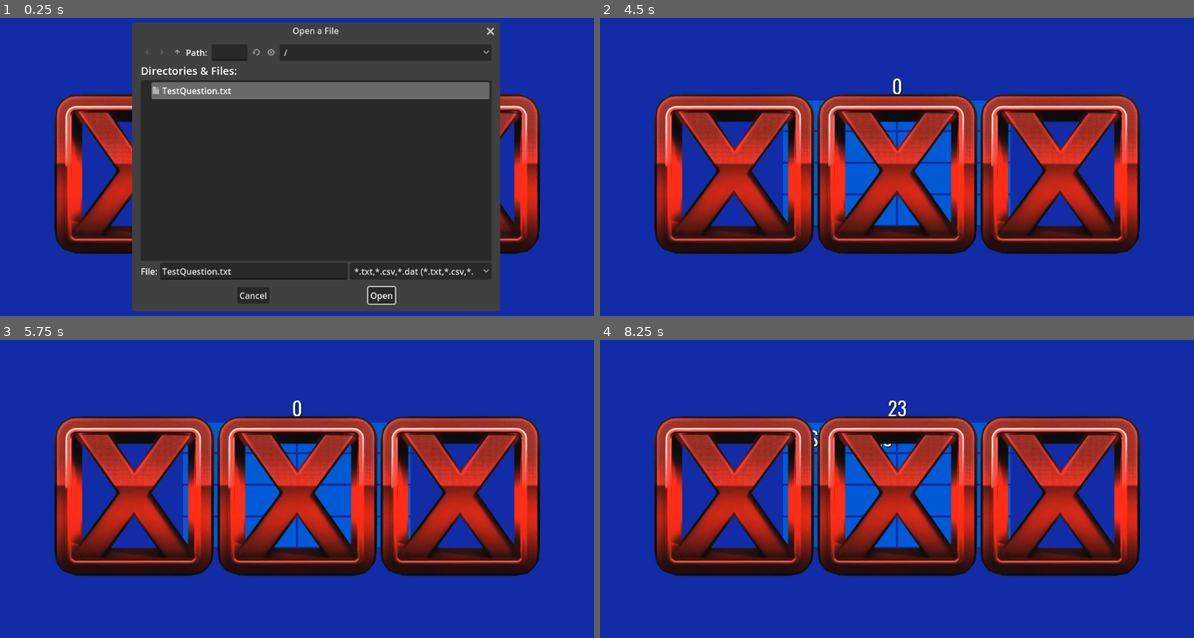
Above: before the commit, frames 1-4 (two rows, left to right).
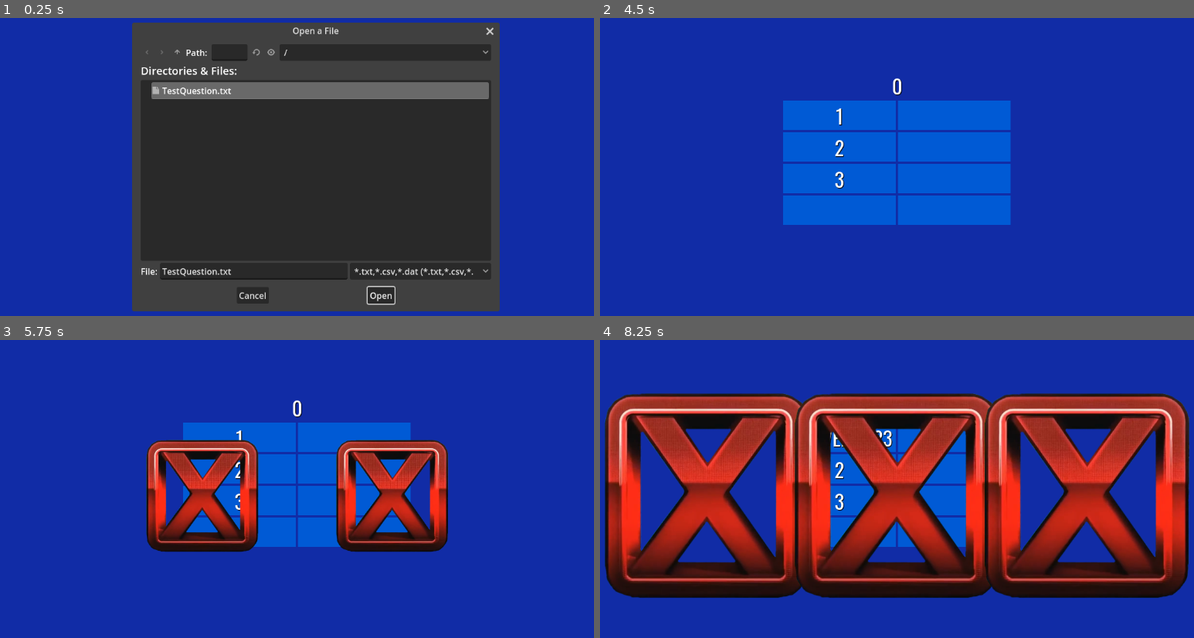
Above: after the commit, the same moments.

Repository: Javachup/godot-prototypes
Game: Godot game, scene res://root.tscn
Two runs of this game, one before a commit and one after it. Both use one fixed random seed, a clock stepped at 60 frames per second and the inputs below.
Inputs (mouse positions are in pixels of both pictures, inside the frame that each line leads up to):
- Up to frame 1 (0.25 s): no input
- Up to frame 2 (4.5 s): click (831, 53) at 0.52 s; type "12" at 0.6 s; click (760, 53) at 1.25 s; click (760, 53) at 2 s; click (778, 53) at 2.75 s; click (778, 53) at 3.5 s; click "Open" at 4.25 s
- Up to frame 3 (5.75 s): tap Enter at 5 s; hold Q (Wrong1, bound only after the commit) from 5.03 s (still down); tap W (Wrong2, bound only after the commit) at 5.3 s
- Up to frame 4 (8.25 s): release Q (Wrong1, bound only after the commit) at 5.78 s; tap W (Wrong2, bound only after the commit) at 5.85, 7.55 s; tap E (Wrong3, bound only after the commit) at 6.05 s; hold E (Wrong3, bound only after the commit) 6.53-7.28 s; tap Q (Wrong1, bound only after the commit) at 6.8 s; tap Space (HideAll) at 7.35 s; hold E (Wrong3, bound only after the commit) from 8.03 s (still down); tap 1 (Reveal1) at 8.1 s

The runs differ from the first frame. In frame 1, 9.0% of the frame differs, in the area x 9-92%, y 1-99%; in frame 2, 35%; in frame 3, 36%; in frame 4, 55%, in the area x 0-100%, y 17-87%.

Commit message:
adds wrongs and button to make them work

Diff:
--- /dev/null
+++ b/FamilyFeud/Wrongs/wrong.gd
@@ -0,0 +1,12 @@
+class_name Wrong
+extends Control
+
+@onready var animation_player = %AnimationPlayer
+
+func make_visible():
+	if animation_player.is_playing(): animation_player.stop()
+	animation_player.play("ShowWrong")
+
+func make_hidden():
+	if animation_player.is_playing(): animation_player.stop()
+	visible = false
--- a/FamilyFeud/Wrongs/wrong.tscn
+++ b/FamilyFeud/Wrongs/wrong.tscn
@@ -1,9 +1,43 @@
-[gd_scene load_steps=2 format=3 uid="uid://jabpahpylwer"]
+[gd_scene load_steps=5 format=3 uid="uid://jabpahpylwer"]
 
 [ext_resource type="Texture2D" uid="uid://b2rib7fws8sb4" path="res://Assets/X.png" id="1_72vi8"]
+[ext_resource type="Script" path="res://Wrongs/wrong.gd" id="1_345f3"]
+
+[sub_resource type="Animation" id="Animation_mj37x"]
+resource_name = "ShowWrong"
+length = 1.5
+tracks/0/type = "value"
+tracks/0/imported = false
+tracks/0/enabled = true
+tracks/0/path = NodePath("Rect/X:scale")
+tracks/0/interp = 2
+tracks/0/loop_wrap = true
+tracks/0/keys = {
+"times": PackedFloat32Array(0, 0.2, 0.4, 0.6, 0.8),
+"transitions": PackedFloat32Array(1, 1, 1, 1, 1),
+"update": 0,
+"values": [Vector2(0.5, 0.5), Vector2(1.3, 1.3), Vector2(0.7, 0.7), Vector2(1.1, 1.1), Vector2(1, 1)]
+}
+tracks/1/type = "value"
+tracks/1/imported = false
+tracks/1/enabled = true
+tracks/1/path = NodePath(".:visible")
+tracks/1/interp = 1
+tracks/1/loop_wrap = true
+tracks/1/keys = {
+"times": PackedFloat32Array(0, 1.5),
+"transitions": PackedFloat32Array(1, 1),
+"update": 1,
+"values": [true, false]
+}
+
+[sub_resource type="AnimationLibrary" id="AnimationLibrary_mj23l"]
+_data = {
+"ShowWrong": SubResource("Animation_mj37x")
+}
 
 [node name="Wrong" type="Control"]
-custom_minimum_size = Vector2(300, 300)
+custom_minimum_size = Vector2(350, 350)
 layout_mode = 3
 anchors_preset = 8
 anchor_left = 0.5
@@ -12,14 +46,20 @@
 anchor_bottom = 0.5
 grow_horizontal = 2
 grow_vertical = 2
+script = ExtResource("1_345f3")
 
 [node name="Rect" type="ColorRect" parent="."]
 layout_mode = 1
 anchors_preset = 15
 anchor_right = 1.0
 anchor_bottom = 1.0
+offset_left = 25.0
+offset_top = 25.0
+offset_right = -25.0
+offset_bottom = -25.0
 grow_horizontal = 2
 grow_vertical = 2
+pivot_offset = Vector2(150, 150)
 color = Color(1, 1, 1, 0)
 
 [node name="X" type="TextureRect" parent="Rect"]
@@ -29,5 +69,13 @@
 anchor_bottom = 1.0
 grow_horizontal = 2
 grow_vertical = 2
+scale = Vector2(0.5, 0.5)
+pivot_offset = Vector2(150, 150)
 texture = ExtResource("1_72vi8")
 expand_mode = 1
+
+[node name="AnimationPlayer" type="AnimationPlayer" parent="."]
+unique_name_in_owner = true
+libraries = {
+"": SubResource("AnimationLibrary_mj23l")
+}
--- /dev/null
+++ b/FamilyFeud/Wrongs/wrongs.gd
@@ -0,0 +1,19 @@
+class_name Wrongs
+extends Control
+
+@export var wrongs: Array[Wrong]
+
+func _unhandled_input(event):
+	if   event.is_action_pressed("Wrong1"): show_wrong(1)
+	elif event.is_action_pressed("Wrong2"): show_wrong(2)
+	elif event.is_action_pressed("Wrong3"): show_wrong(3)
+
+func show_wrong(num: int):
+	if num > 3: num = 3
+	if num < 1: return
+
+	for w in wrongs:
+		w.make_hidden()
+
+	for i in num:
+		wrongs[i].make_visible()
--- a/FamilyFeud/Wrongs/wrongs.tscn
+++ b/FamilyFeud/Wrongs/wrongs.tscn
@@ -1,14 +1,17 @@
-[gd_scene load_steps=2 format=3 uid="uid://c6aastqpgo2mj"]
+[gd_scene load_steps=3 format=3 uid="uid://c6aastqpgo2mj"]
 
+[ext_resource type="Script" path="res://Wrongs/wrongs.gd" id="1_of2sm"]
 [ext_resource type="PackedScene" uid="uid://jabpahpylwer" path="res://Wrongs/wrong.tscn" id="1_quywf"]
 
-[node name="Wrongs" type="Control"]
+[node name="Wrongs" type="Control" node_paths=PackedStringArray("wrongs")]
 layout_mode = 3
 anchors_preset = 15
 anchor_right = 1.0
 anchor_bottom = 1.0
 grow_horizontal = 2
 grow_vertical = 2
+script = ExtResource("1_of2sm")
+wrongs = [NodePath("HBoxContainer/Wrong1"), NodePath("HBoxContainer/Wrong2"), NodePath("HBoxContainer/Wrong3")]
 
 [node name="HBoxContainer" type="HBoxContainer" parent="."]
 layout_mode = 1
@@ -24,11 +27,14 @@
 grow_horizontal = 2
 grow_vertical = 2
 
-[node name="Wrong" parent="HBoxContainer" instance=ExtResource("1_quywf")]
+[node name="Wrong1" parent="HBoxContainer" instance=ExtResource("1_quywf")]
+visible = false
 layout_mode = 2
 
 [node name="Wrong2" parent="HBoxContainer" instance=ExtResource("1_quywf")]
+visible = false
 layout_mode = 2
 
 [node name="Wrong3" parent="HBoxContainer" instance=ExtResource("1_quywf")]
+visible = false
 layout_mode = 2
--- a/FamilyFeud/project.godot
+++ b/FamilyFeud/project.godot
@@ -81,6 +81,21 @@
 "events": [Object(InputEventKey,"resource_local_to_scene":false,"resource_name":"","device":-1,"window_id":0,"alt_pressed":false,"shift_pressed":false,"ctrl_pressed":false,"meta_pressed":false,"pressed":false,"keycode":0,"physical_keycode":76,"key_label":0,"unicode":108,"echo":false,"script":null)
 ]
 }
+Wrong1={
+"deadzone": 0.5,
+"events": [Object(InputEventKey,"resource_local_to_scene":false,"resource_name":"","device":-1,"window_id":0,"alt_pressed":false,"shift_pressed":false,"ctrl_pressed":false,"meta_pressed":false,"pressed":false,"keycode":0,"physical_keycode":81,"key_label":0,"unicode":113,"echo":false,"script":null)
+]
+}
+Wrong2={
+"deadzone": 0.5,
+"events": [Object(InputEventKey,"resource_local_to_scene":false,"resource_name":"","device":-1,"window_id":0,"alt_pressed":false,"shift_pressed":false,"ctrl_pressed":false,"meta_pressed":false,"pressed":false,"keycode":0,"physical_keycode":87,"key_label":0,"unicode":119,"echo":false,"script":null)
+]
+}
+Wrong3={
+"deadzone": 0.5,
+"events": [Object(InputEventKey,"resource_local_to_scene":false,"resource_name":"","device":-1,"window_id":0,"alt_pressed":false,"shift_pressed":false,"ctrl_pressed":false,"meta_pressed":false,"pressed":false,"keycode":0,"physical_keycode":69,"key_label":0,"unicode":101,"echo":false,"script":null)
+]
+}
 
 [rendering]
 
